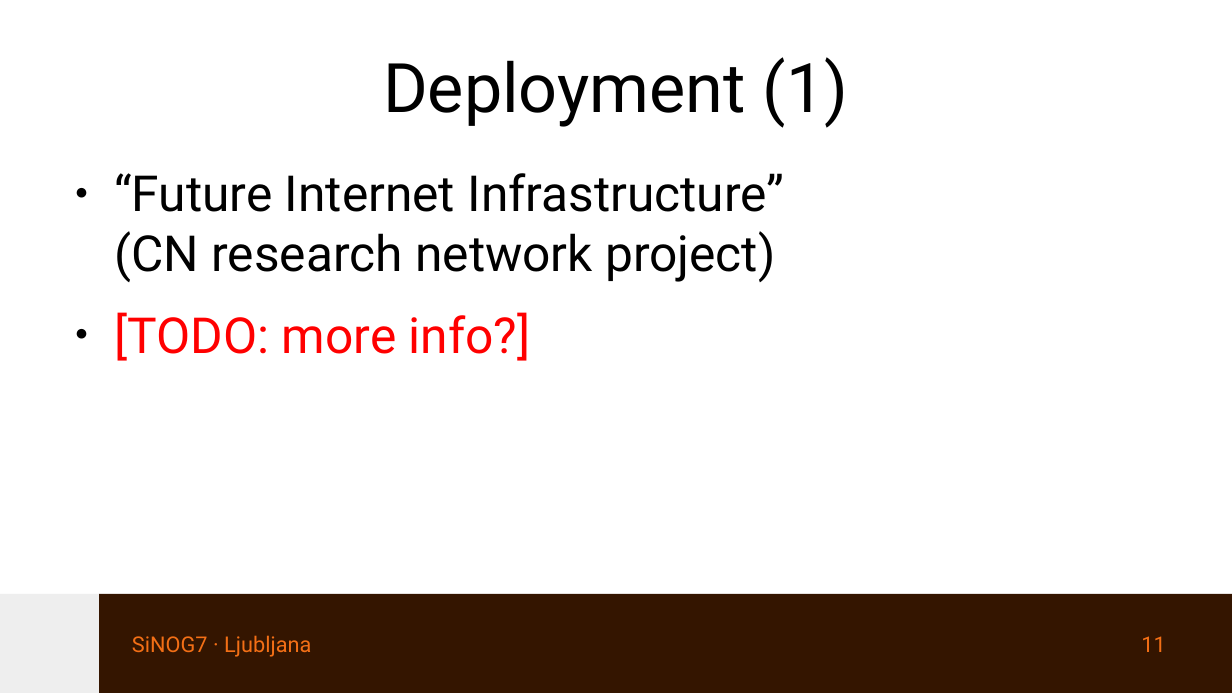
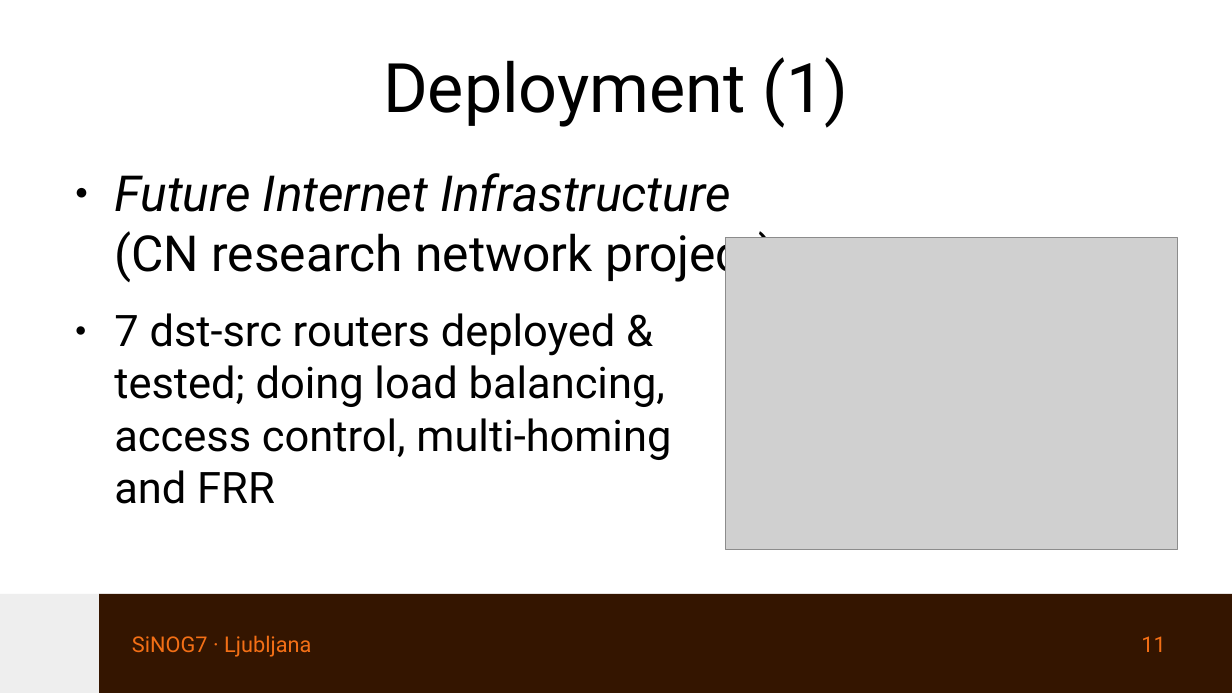
Before and after one commit to eqvinox/rtgwg-dst-src-routing, a slide deck: slide 11 of ietf121-rtgwg-dst-src-routing.odp. Drawn at 1232x693 pixels with LibreOffice and Linux fonts; fonts in the diff are those of the drawing; grey boxes stand for pictures. Boxes give left, top, right and bottom in pixels: in the first picture for what was removed or moved away, otherwise in the second. Text is boxed around its words. In the diff, an @@ line names an element or a change of style, - is before the commit and + after.

```diff
--- a/ietf121-rtgwg-dst-src-routing.odp
+++ b/ietf121-rtgwg-dst-src-routing.odp
@@ text at <box>114,173,775,504</box>: text changed; size 32 to 28 pt @@
-● “Future Internet Infrastructure”
-  (CN research network project)
-● [TODO: more info?]
+● Future Internet Infrastructure
+  (CN research network project)
+● 7 dst-src routers deployed &
+  tested; doing load balancing,
+  access control, multi-homing
+  and FRR
@@ picture added at <box>727,238,1178,551</box> @@
```
Also in this commit, not shown: 9 other slides changed, 1 other file.
